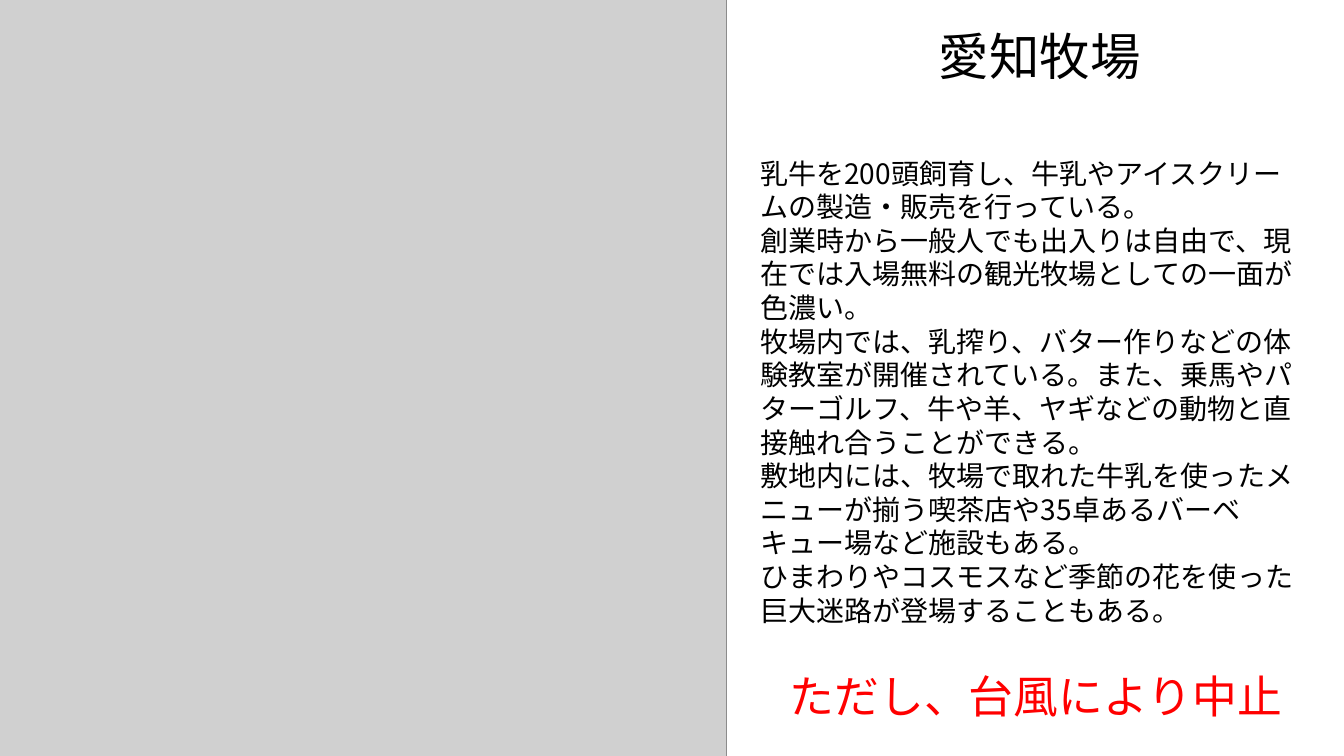
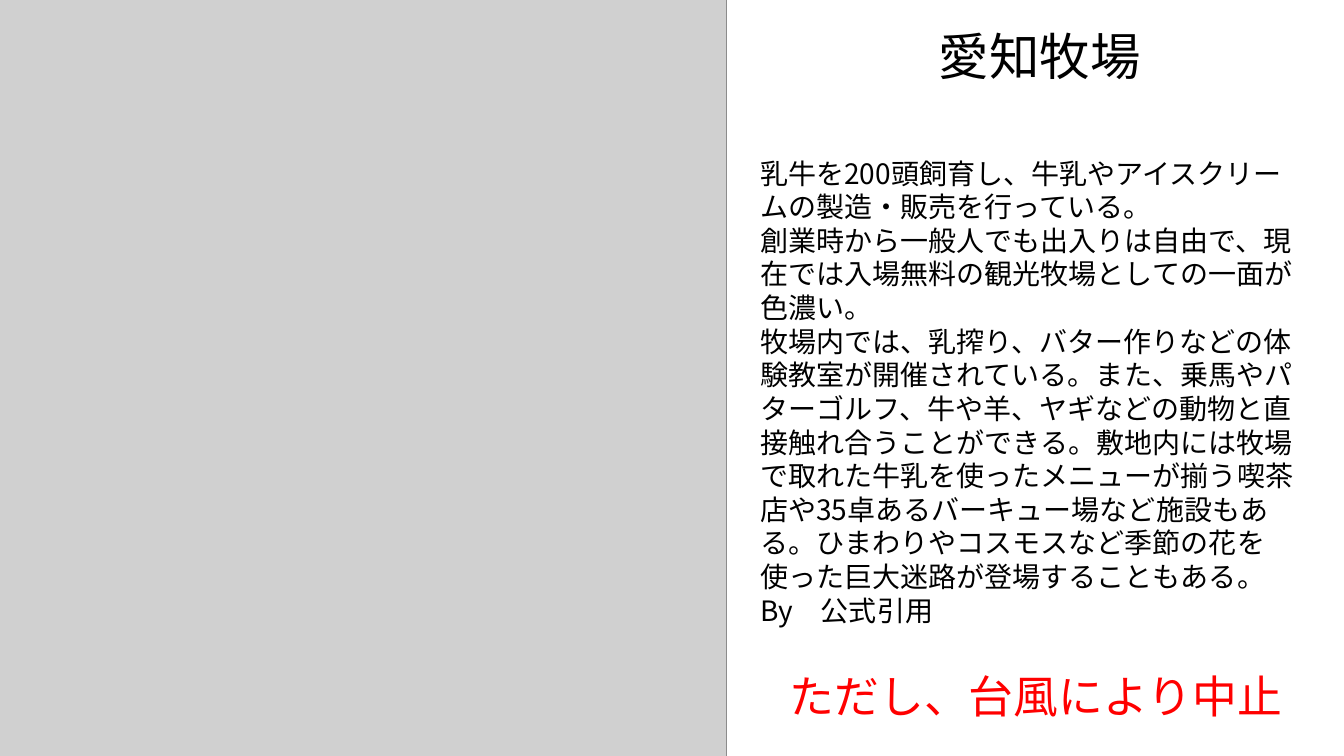
Before and after one commit to nkc20236093/kikaku, a slide deck: slide 4 of kikaku_2_夏休みのイベント/夏休みの体験.pptx. Drawn at 1344x756 pixels with LibreOffice and Linux fonts; fonts in the diff are those of the drawing; grey boxes stand for pictures. Boxes give left, top, right and bottom in pixels: in the first picture for what was removed or moved away, otherwise in the second. Text is boxed around its words. In the diff, an @@ line names an element or a change of style, - is before the commit and + after.

Commit message:
更新_夏休みのイベント

```diff
--- a/kikaku_2_夏休みのイベント/夏休みの体験.pptx
+++ b/kikaku_2_夏休みのイベント/夏休みの体験.pptx
@@ text at bbox=[760, 328, 1293, 628]: text changed @@
-牧場内では、乳搾り、バター作りなどの体験教室が開催されている。また、乗馬やパターゴルフ、牛や羊、ヤギなどの動物と直接触れ合うことができる。
-敷地内には、牧場で取れた牛乳を使ったメニューが揃う喫茶店や35卓あるバーベキュー場など施設もある。
-ひまわりやコスモスなど季節の花を使った巨大迷路が登場することもある。
+牧場内では、乳搾り、バター作りなどの体験教室が開催されている。また、乗馬やパターゴルフ、牛や羊、ヤギなどの動物と直接触れ合うことができる。敷地内には牧場で取れた牛乳を使ったメニューが揃う喫茶店や35卓あるバーキュー場など施設もある。ひまわりやコスモスなど季節の花を使った巨大迷路が登場することもある。
+By 公式引用
```
